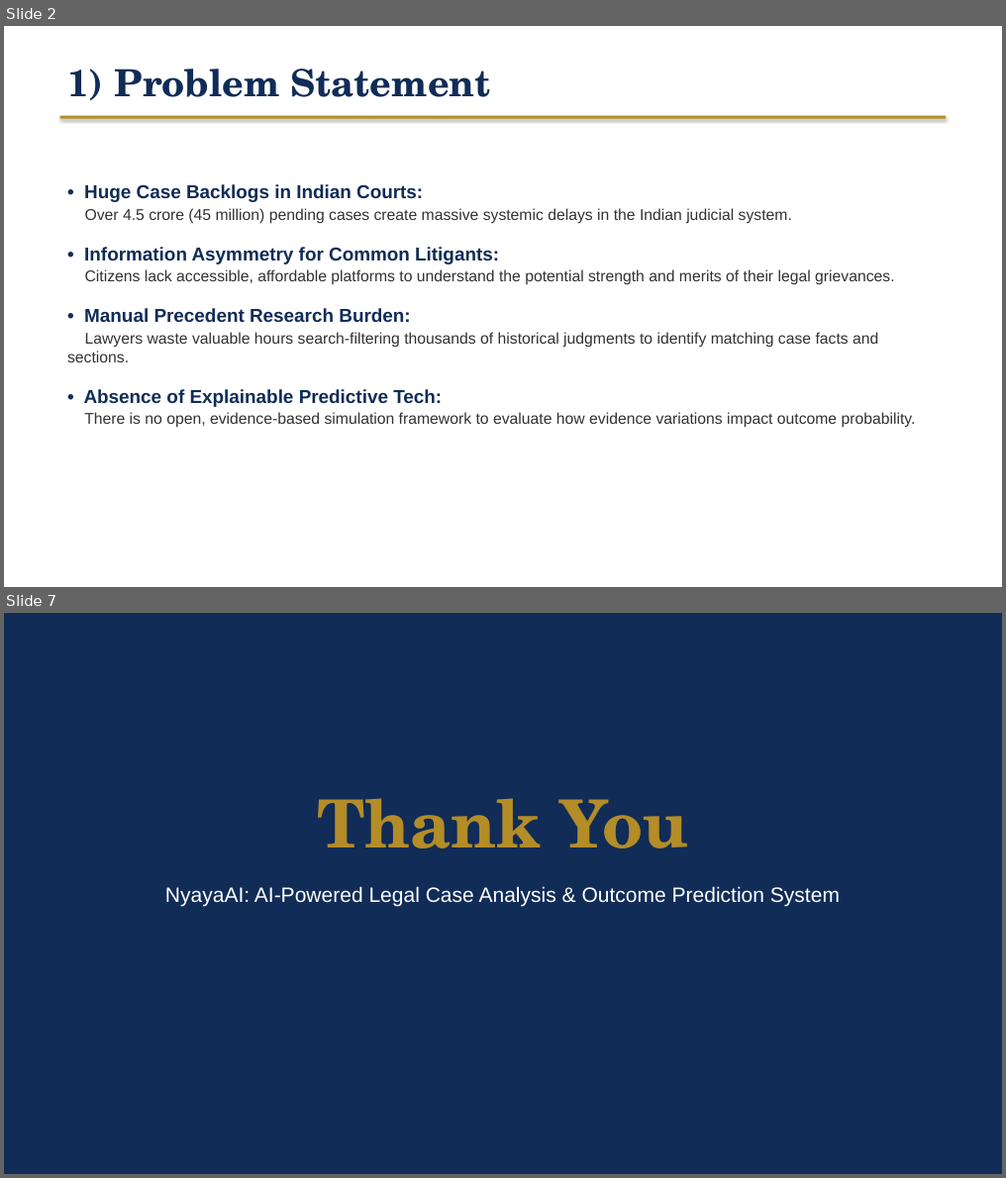
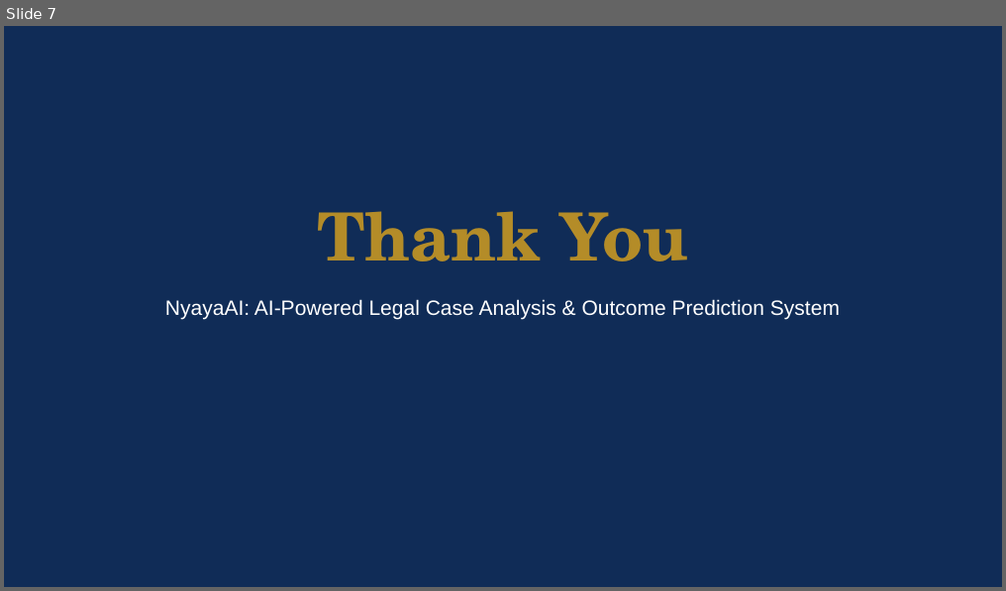
Before and after one commit to harsha-vardhan-200204/nyaya-ai, a slide deck: docs/NyayaAI_Project_Presentation.pptx. Shown one above the other, each under a label of ours: slides 2 and 7 before the commit, slide 7 after it; the slides between them are not shown. The pictures are 1006x1178 and 1006x591 pixels, drawn with LibreOffice and Linux fonts; fonts in the diff are those of the drawing. Boxes give left, top, right and bottom in pixels: in the first picture for what was removed or moved away, otherwise in the second. Text is boxed around its words. In the diff, an @@ line names an element or a change of style, - is before the commit and + after.

```diff
--- a/docs/NyayaAI_Project_Presentation.pptx
+++ b/docs/NyayaAI_Project_Presentation.pptx
@@ slide 2 removed at [4,26,1002,587], background #FFFFFF @@
@@ text removed at [67,69,490,100] @@
-1) Problem Statement
@@ rectangle removed at [60,116,945,119] @@
@@ text removed at [67,184,916,428] @@
-• Huge Case Backlogs in Indian Courts:
-Over 4.5 crore (45 million) pending cases create massive systemic delays in the Indian judicial system.
-• Information Asymmetry for Common Litigants:
-Citizens lack accessible, affordable platforms to understand the potential strength and merits of their legal grievances.
-• Manual Precedent Research Burden:
-Lawyers waste valuable hours search-filtering thousands of historical judgments to identify matching case facts and sections.
-• Absence of Explainable Predictive Tech:
-There is no open, evidence-based simulation framework to evaluate how evidence variations impact outcome probability.
```
Also in this commit, not shown: 3 slides changed, 3 slides added, 2 other slides removed.
